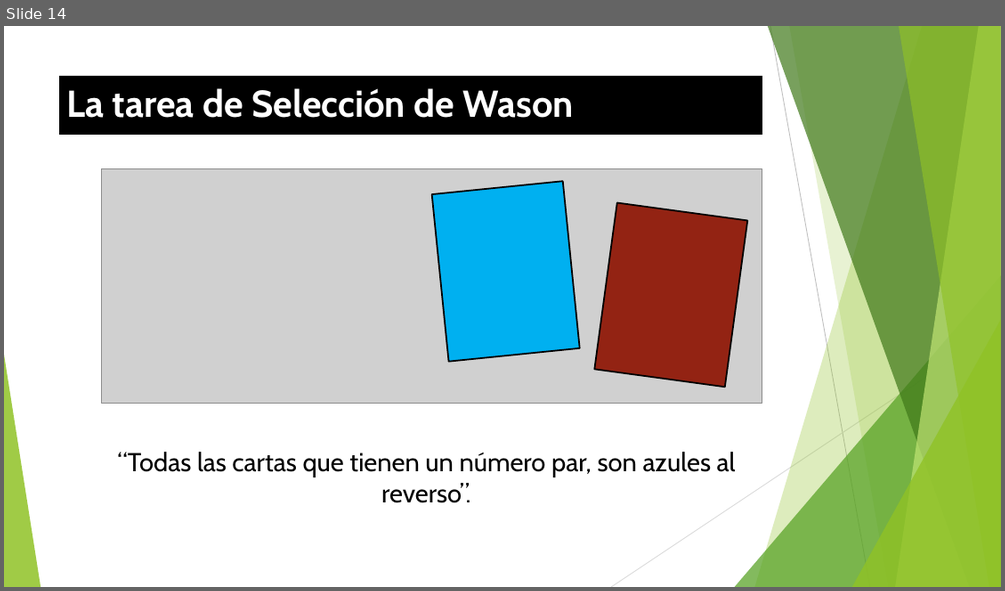
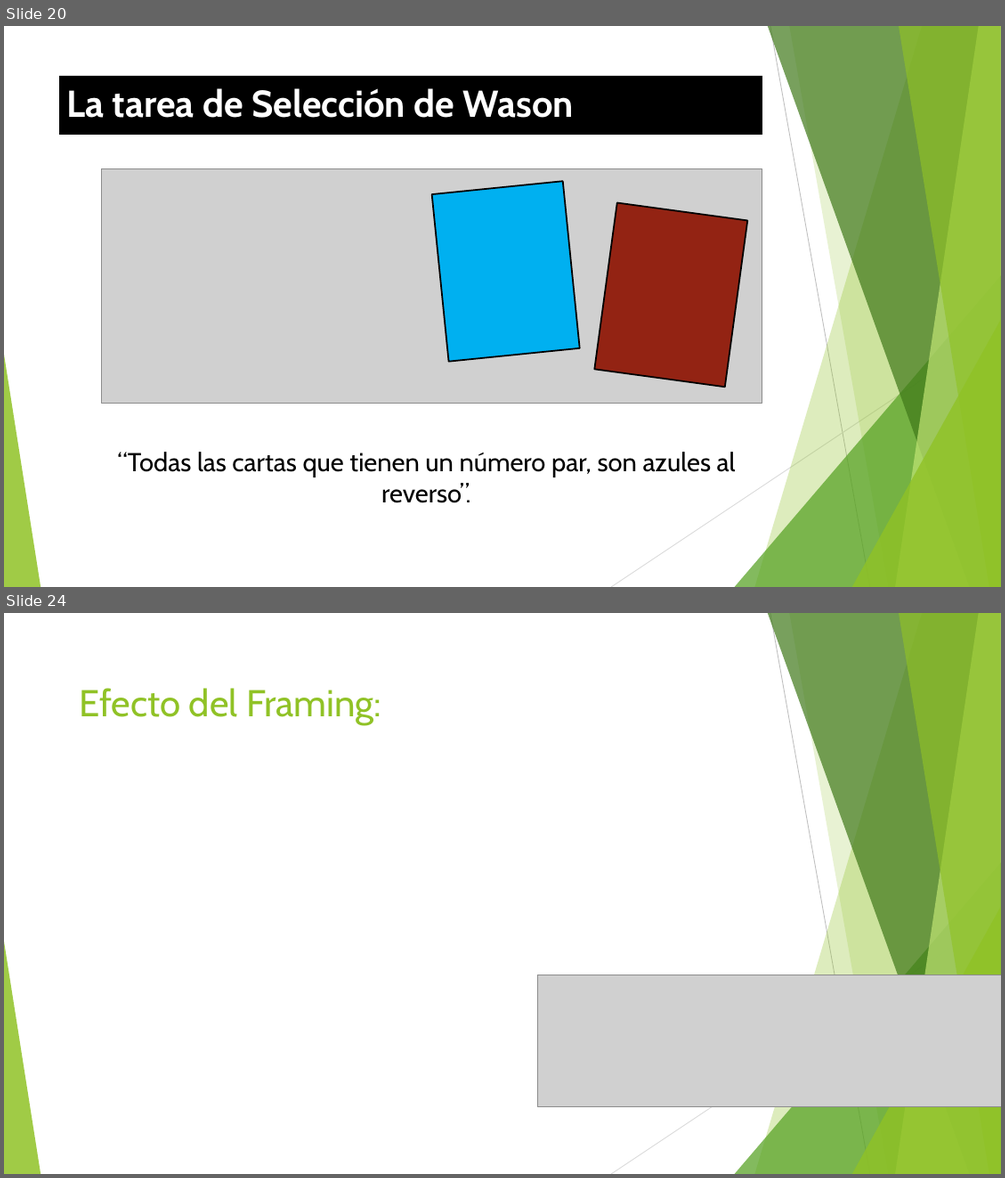
Before and after one commit to Adrifelcha/afchavez-019, a slide deck: JeanPiaget/Presentaciones/Bonus_Heuristios-Sesgos.pptx. Shown one above the other, each under a label of ours: slide 14 before the commit, slides 20 and 24 after it; the slides between them are not shown. The pictures are 1005x591 and 1005x1178 pixels, drawn with LibreOffice and Linux fonts; fonts in the diff are those of the drawing; grey boxes stand for pictures. Boxes give left, top, right and bottom in pixels: in the first picture for what was removed or moved away, otherwise in the second. Text is boxed around its words. In the diff, an @@ line names an element or a change of style, - is before the commit and + after.

```diff
--- a/JeanPiaget/Presentaciones/Bonus_Heuristios-Sesgos.pptx
+++ b/JeanPiaget/Presentaciones/Bonus_Heuristios-Sesgos.pptx
@@ slide 24 added at bbox=[4, 613, 1001, 1174], background #FFFFFF; not listed: 10 template elements that a slide beside it also shows @@
@@ text added at bbox=[80, 688, 381, 725], 36 pt, text #90C226 @@
+Efecto del Framing:
@@ picture added at bbox=[538, 975, 1001, 1107] @@
@@ what was slide 14 is now slide 20 @@
```
Also in this commit, not shown: 6 slides changed, 14 other slides added, 2 slides removed, 6 other files.
